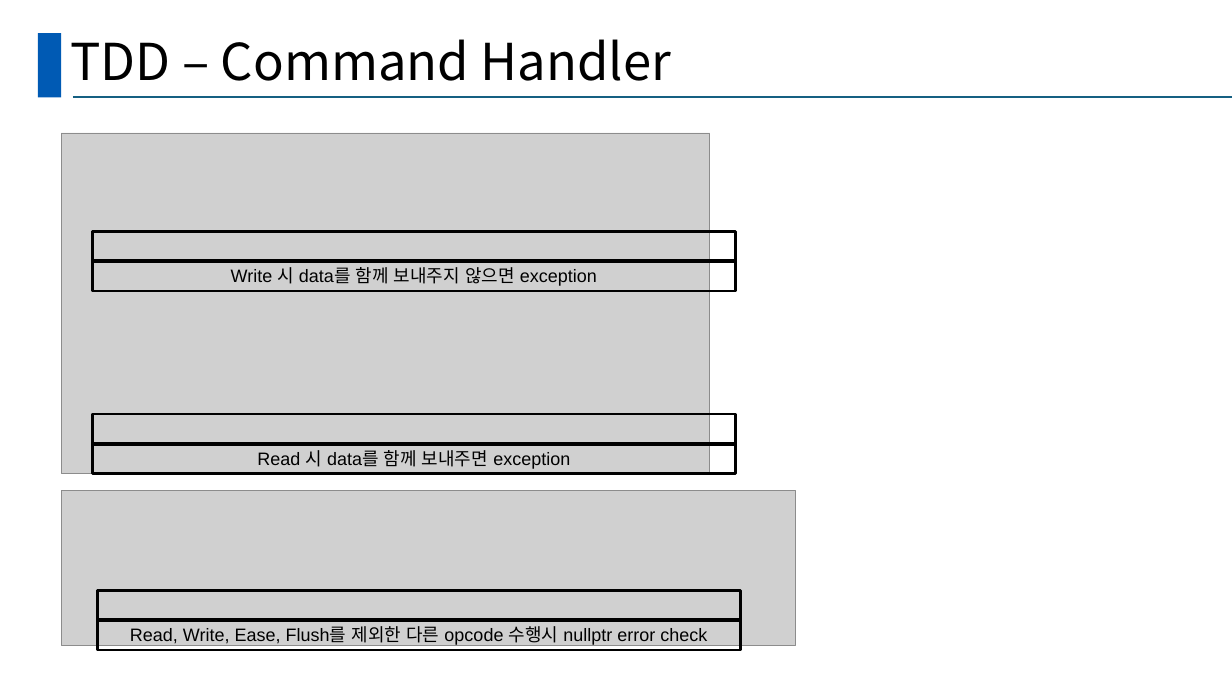
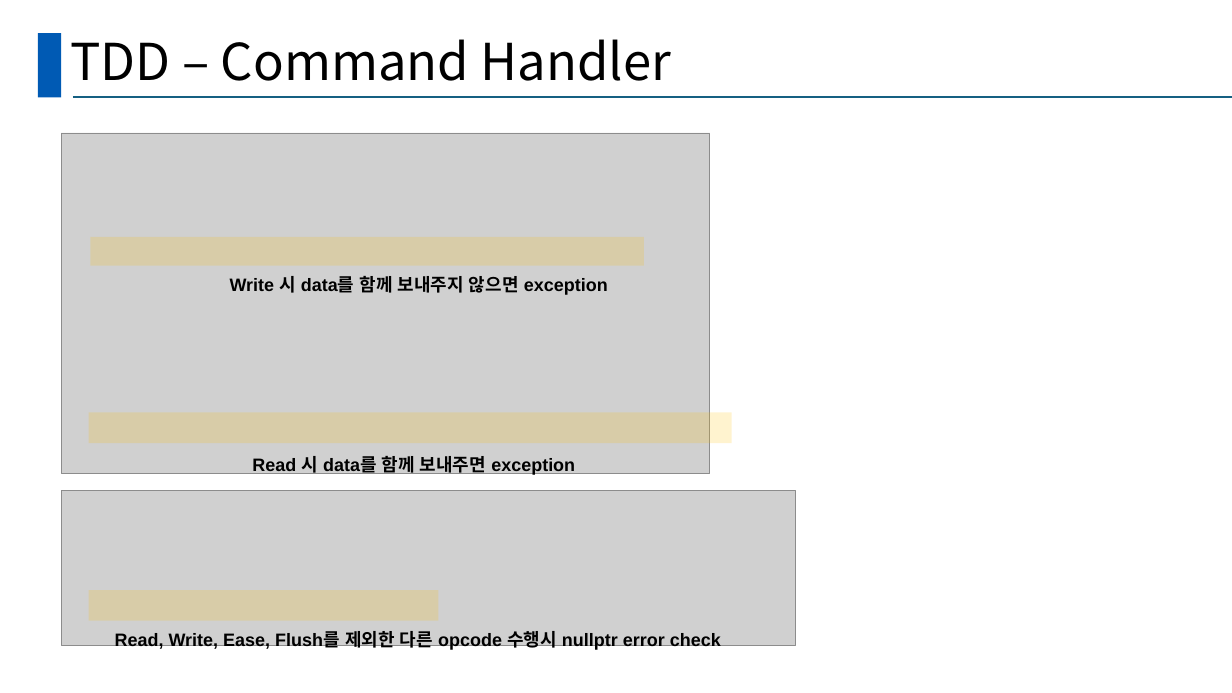
Before and after one commit to mhkim90/ssdproject-1234, a slide deck: slide 6 of 발표양식.pptx. Drawn at 1232x693 pixels with LibreOffice and Linux fonts; fonts in the diff are those of the drawing; grey boxes stand for pictures. Boxes give left, top, right and bottom in pixels: in the first picture for what was removed or moved away, otherwise in the second. Text is boxed around its words. In the diff, an @@ line names an element or a change of style, - is before the commit and + after.

```diff
--- a/발표양식.pptx
+++ b/발표양식.pptx
@@ rectangle at bbox=[91, 237, 644, 265]: fill none to #FFC000 at 19% opacity; outline #000000 2 pt to none @@
@@ rectangle: place and size @@
-rectangle at bbox=[92, 231, 736, 262]
+rectangle at bbox=[91, 237, 644, 265]
@@ bold on; vertical alignment middle to top; outline #000000 2 pt to none in 3 elements at bbox=[115, 631, 721, 652], bbox=[252, 456, 575, 477], bbox=[230, 276, 608, 295] @@
@@ text "Write 시 data를 함께 보내주지 ...": place and size @@
-text "Write 시 data를 함께 보내주지 ..." at bbox=[92, 261, 736, 291]
+text "Write 시 data를 함께 보내주지 ..." at bbox=[230, 276, 608, 295]
@@ rectangle: place and size @@
-rectangle at bbox=[92, 414, 736, 445]
+rectangle at bbox=[89, 412, 732, 443]
@@ rectangle at bbox=[89, 412, 732, 443]: fill none to #FFC000 at 19% opacity; outline #000000 2 pt to none @@
@@ text "Read 시 data를 함께 보내주면 ...": place and size @@
-text "Read 시 data를 함께 보내주면 ..." at bbox=[92, 444, 736, 474]
+text "Read 시 data를 함께 보내주면 ..." at bbox=[252, 456, 575, 477]
@@ rectangle added at bbox=[89, 591, 438, 621], fill #FFC000 at 19% opacity @@
@@ rectangle removed at bbox=[97, 591, 740, 621] @@
@@ text "Read, Write, Ease, Flush를 제외한 ...": place and size @@
-text "Read, Write, Ease, Flush를 제외한 ..." at bbox=[97, 619, 740, 650]
+text "Read, Write, Ease, Flush를 제외한 ..." at bbox=[115, 631, 721, 652]
```
Also in this commit, not shown: 5 other slides changed.
